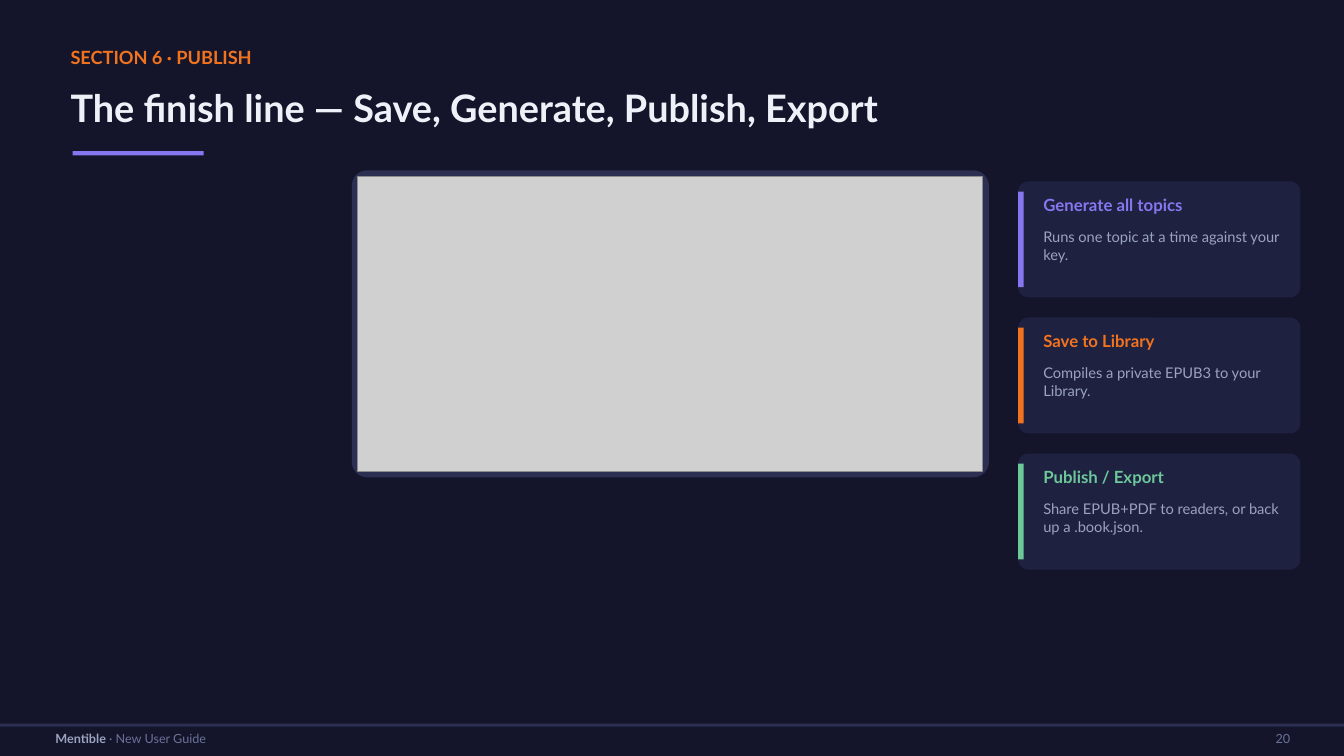
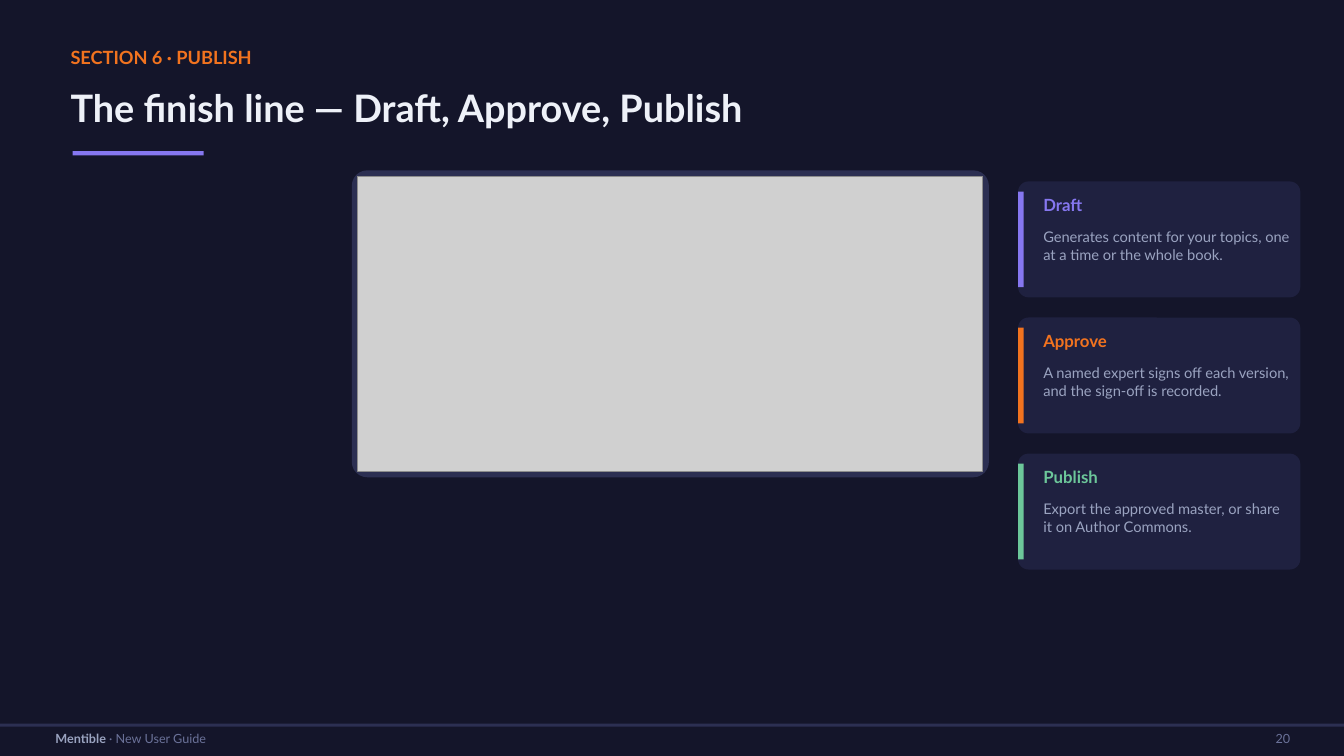
Before and after one commit to wegofwd2020-hub/Mentible, a slide deck: slide 20 of Mentible-New-User-Guide.pptx. Drawn at 1344x756 pixels with LibreOffice and Linux fonts; fonts in the diff are those of the drawing; grey boxes stand for pictures. Boxes give left, top, right and bottom in pixels: in the first picture for what was removed or moved away, otherwise in the second. Text is boxed around its words. In the diff, an @@ line names an element or a change of style, - is before the commit and + after.

```diff
--- a/Mentible-New-User-Guide.pptx
+++ b/Mentible-New-User-Guide.pptx
@@ text at (x1=71, y1=94, x2=742, y2=129): text changed @@
-The finish line — Save, Generate, Publish, Export
+The finish line — Draft, Approve, Publish
@@ text at (x1=1043, y1=198, x2=1082, y2=211): text changed @@
-Generate all topics
+Draft
@@ text at (x1=1043, y1=231, x2=1289, y2=260): text changed @@
-Runs one topic at a time against your key.
+Generates content for your topics, one at a time or the whole book.
@@ text at (x1=1043, y1=335, x2=1107, y2=350): text changed @@
-Save to Library
+Approve
@@ text at (x1=1043, y1=367, x2=1289, y2=399): text changed @@
-Compiles a private EPUB3 to your Library.
+A named expert signs off each version, and the sign-off is recorded.
@@ text at (x1=1043, y1=470, x2=1098, y2=483): text changed @@
-Publish / Export
+Publish
@@ text at (x1=1043, y1=503, x2=1280, y2=532): text changed @@
-Share EPUB+PDF to readers, or back up a .book.json.
+Export the approved master, or share it on Author Commons.
```
Also in this commit, not shown: 18 other slides changed, 1 other file.
